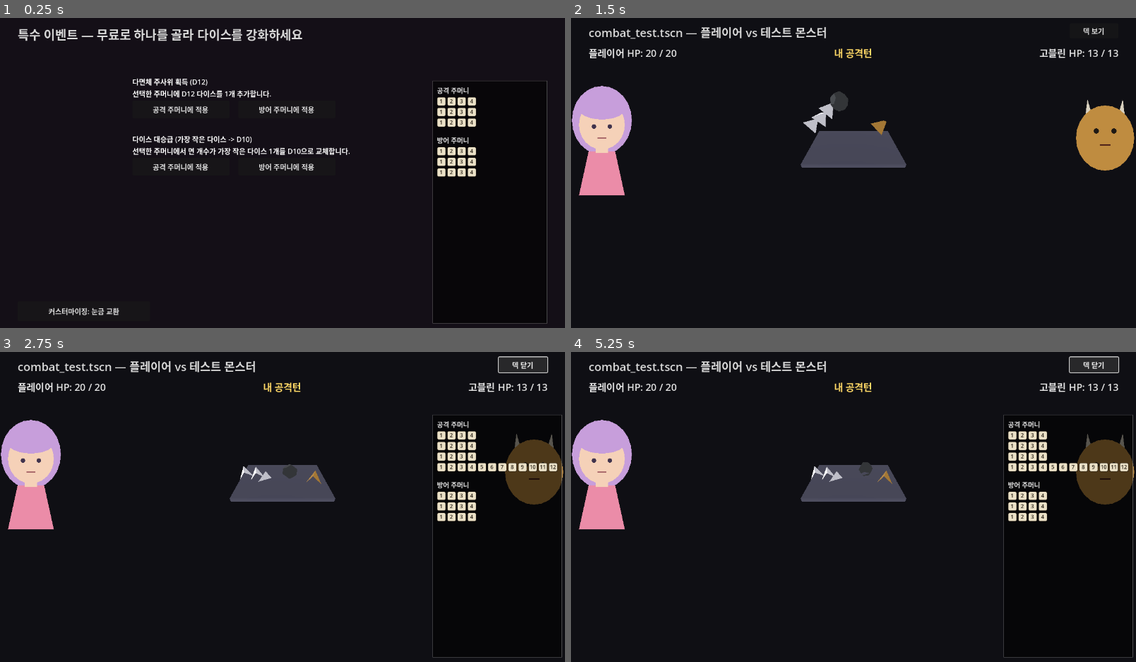
Above: before the commit, frames 1-4 (two rows, left to right).
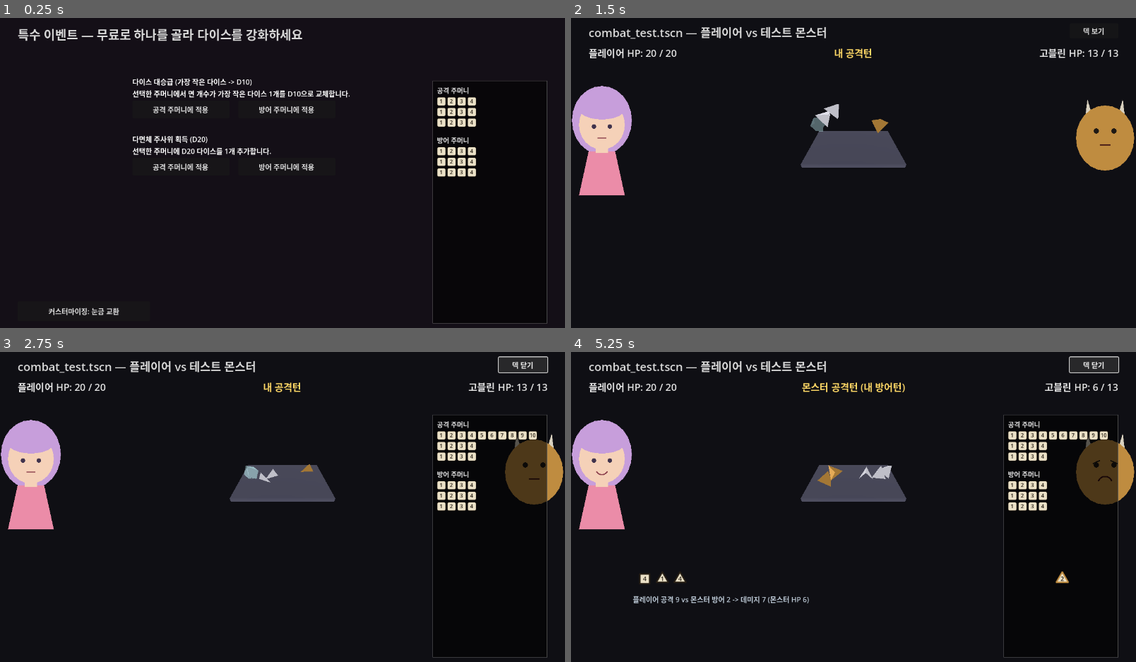
Above: after the commit, the same moments.

Repository: YGseok/ProjectD
Game: Godot game, scene res://code/scenes/event.tscn
The game is run twice, just before and just after one commit, with the same random seed, the same clock (stepped at 60 frames per second) and the same inputs. This scene is started directly instead of the project's main scene.
Inputs:
- Up to frame 1 (0.25 s): no input
- Up to frame 2 (1.5 s): click "공격 주머니에 적용" at 0.5 s; click "전투 방 입장 (2번째 방)" at 1.25 s
- Up to frame 3 (2.75 s): click "덱 보기" at 2 s
- Up to frame 4 (5.25 s): click "덱 닫기" at 2.75 s; click "덱 보기" at 3.5 s; click "덱 닫기" at 4.25 s; click "덱 보기" at 5 s

The runs differ from the first frame. In frame 1, 1.3% of the frame differs, in the area x 24-62%, y 19-45%; in frame 2, 0.4%; in frame 3, 2.0%; in frame 4, 3.1%, in the area x 4-100%, y 9-99%.

Commit message:
feat: 특수 이벤트 아이템 풀에 D20 획득 아이템 추가
D20(정이십면체) 지오메트리/재질/면 모양 칩은 이미 구현돼 있었지만 이를 실제로
얻을 수 있는 아이템이 없던 간극을 채움. EventItemPool에 add_die(sides=20)
아이템을 추가해 기존 DiceItemPool.apply() 파이프라인을 코드 변경 없이 재사용.
QA 훅으로 화면 표시와 적용 로직(before=3 after=4 added_sides=20)을 검증.

Diff:
--- a/code/scenes/event.gd
+++ b/code/scenes/event.gd
@@ -73,3 +73,24 @@
 ## _debug_open_customize와 같은 목적).
 func _debug_open_customize() -> void:
 	customize_panel.open()
+
+
+## QA 전용: 새로 추가한 D20 아이템(EventItemPool 마지막 항목)을 강제로 목록 맨 앞에
+## 노출시킨다. 아이템은 무작위 2개만 뽑혀 보이므로, 화면에서 실제로 정상 표시되는지
+## 확인하려면 무작위 뽑기에 의존하지 않고 직접 강제할 방법이 필요해서 추가함.
+func _debug_force_offer_d20() -> void:
+	_offered = [EventItemPool.ITEMS[EventItemPool.ITEMS.size() - 1], EventItemPool.ITEMS[0]]
+	_rebuild_items()
+
+
+## QA 전용: D20 아이템을 공격 주머니에 적용했을 때 실제로 sides=20 다이스가 하나
+## 추가되는지 콘솔로 검증한다 (_debug_force_offer_d20과 짝 — 화면 표시 확인과
+## 별개로 apply() 로직 자체를 확인).
+func _debug_verify_d20_pickup() -> void:
+	var item: Dictionary = EventItemPool.ITEMS[EventItemPool.ITEMS.size() - 1]
+	var bag := RunState.player_attack_bag
+	var before_count := bag.dice.size()
+	DiceItemPool.apply(item, bag)
+	var after_count := bag.dice.size()
+	var added_sides := bag.dice[after_count - 1].size() if after_count > before_count else -1
+	print("[qa] d20 pickup: before=%d after=%d added_sides=%d" % [before_count, after_count, added_sides])
--- a/code/systems/event_item_pool.gd
+++ b/code/systems/event_item_pool.gd
@@ -4,7 +4,7 @@
 ##
 ## INBOX.md 피드백("특수한 이벤트에서는 주사위를 늘리는 이벤트를 제공한다. 다면체
 ## 주사위가 나올 수 있다")을 반영. 상점/전투 보상(DiceItemPool)이 D4->D6 수준의
-## 잠정 아이템만 다루던 것과 달리, 여기는 D8/D10/D12처럼 더 큰 다면체를 다룬다.
+## 잠정 아이템만 다루던 것과 달리, 여기는 D8/D10/D12/D20처럼 더 큰 다면체를 다룬다.
 ## apply()는 DiceItemPool.apply()와 동일한 item dict 형식(kind/sides/new_sides)을
 ## 그대로 쓰므로 로직을 새로 만들지 않고 재사용한다.
 
@@ -27,6 +27,12 @@
 		"kind": "upgrade_die",
 		"new_sides": 10,
 	},
+	{
+		"name": "다면체 주사위 획득 (D20)",
+		"description": "선택한 주머니에 D20 다이스를 1개 추가합니다.",
+		"kind": "add_die",
+		"sides": 20,
+	},
 ]
 
 
Not shown, changed: docs/STATUS.md
